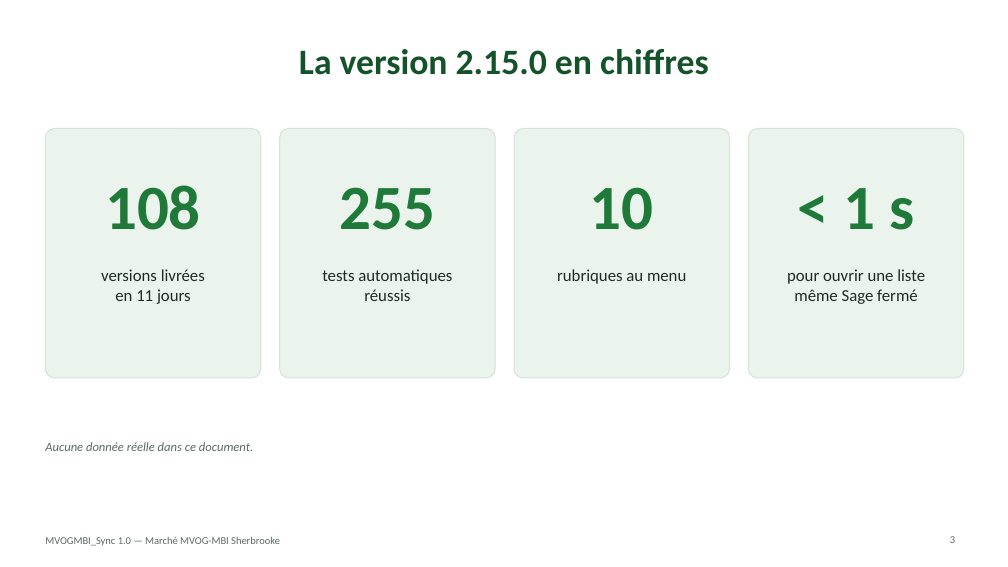
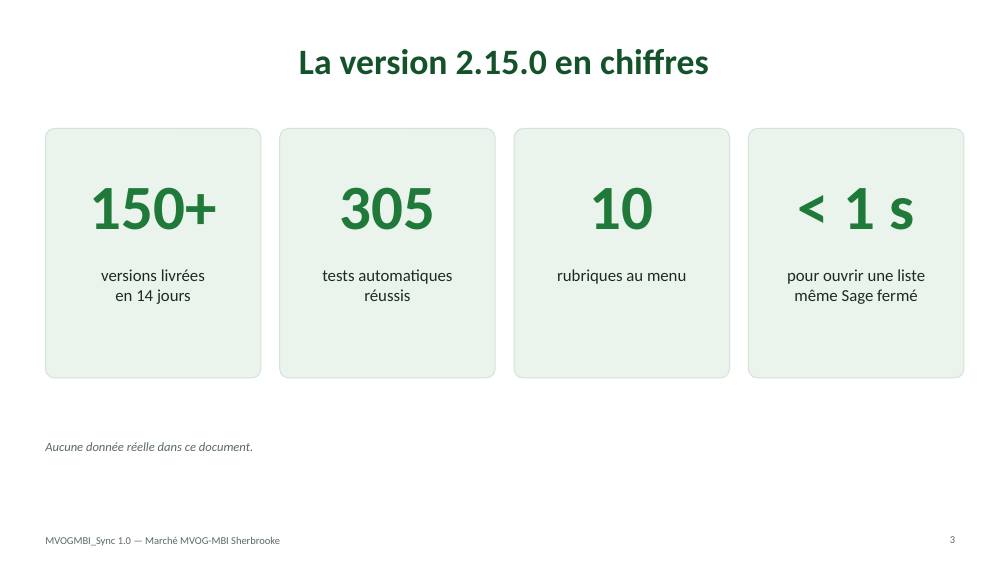
Before and after one commit to mteingueng-dot/MVOGMBI_Sync_2026.1, a slide deck: slide 3 of documentation/Presentation_MVOGMBI_Sync.pptx. Drawn at 1008x567 pixels with LibreOffice and Linux fonts; fonts in the diff are those of the drawing. Boxes give left, top, right and bottom in pixels: in the first picture for what was removed or moved away, otherwise in the second. Text is boxed around its words. In the diff, an @@ line names an element or a change of style, - is before the commit and + after.

```diff
--- a/documentation/Presentation_MVOGMBI_Sync.pptx
+++ b/documentation/Presentation_MVOGMBI_Sync.pptx
@@ text at (x1=89, y1=187, x2=216, y2=230): text changed @@
-108
+150+
@@ text at (x1=340, y1=187, x2=436, y2=230): text changed @@
-255
+305
@@ text at (x1=115, y1=289, x2=191, y2=304): text changed @@
-en 11 jours
+en 14 jours
```
Also in this commit, not shown: 1 other slide changed, 26 other files.
